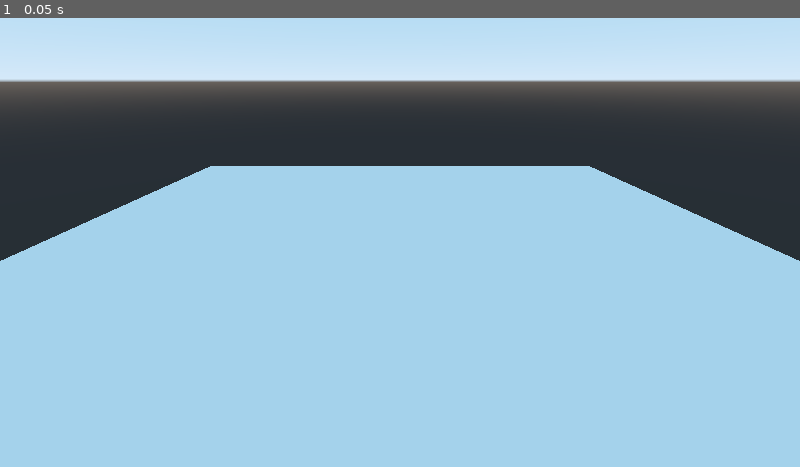
Above: before the commit, frame 1.
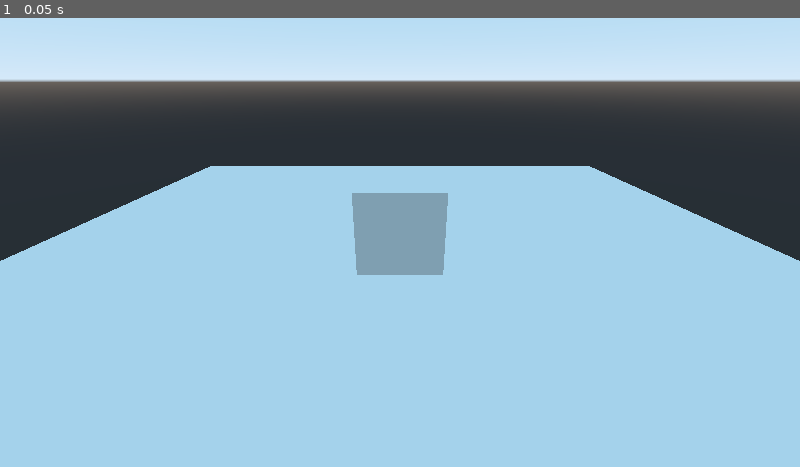
Above: after the commit, the same moment.

Repository: MartinPlusPlus/MnJ-Game
Game: Godot game, scene res://Level0.tscn
Two runs of this game, one before a commit and one after it. Both use one fixed random seed, a clock stepped at 60 frames per second and the inputs below. The project has no main scene, so this scene is started directly.
Inputs:
- Up to frame 1 (0.05 s): no input

The runs differ from the first frame. In frame 1, 2.1% of the frame differs, in the area x 44-56%, y 38-58%.

Commit message:
add player to scene

Diff:
--- a/Level0.tscn
+++ b/Level0.tscn
@@ -1,4 +1,6 @@
-[gd_scene load_steps=3 format=2]
+[gd_scene load_steps=4 format=2]
+
+[ext_resource path="res://Player.tscn" type="PackedScene" id=1]
 
 [sub_resource type="PhysicsMaterial" id=1]
 
@@ -18,3 +20,5 @@
 
 [node name="Camera" type="Camera" parent="."]
 transform = Transform( 1, 0, 0, 0, 0.909954, 0.414709, 0, -0.414709, 0.909954, 0, 4.10431, 7.63578 )
+
+[node name="Spatial" parent="." instance=ExtResource( 1 )]
--- /dev/null
+++ b/Player.tscn
@@ -0,0 +1,14 @@
+[gd_scene load_steps=2 format=2]
+
+[sub_resource type="BoxShape" id=1]
+
+[node name="Spatial" type="Spatial"]
+
+[node name="KinematicBody" type="KinematicBody" parent="."]
+
+[node name="CollisionShape" type="CollisionShape" parent="KinematicBody"]
+transform = Transform( 1, 0, 0, 0, 1, 0, 0, 0, 1, 0, 1, 0 )
+shape = SubResource( 1 )
+
+[node name="CSGBox" type="CSGBox" parent="KinematicBody"]
+transform = Transform( 1, 0, 0, 0, 1, 0, 0, 0, 1, 0, 1, 0 )
